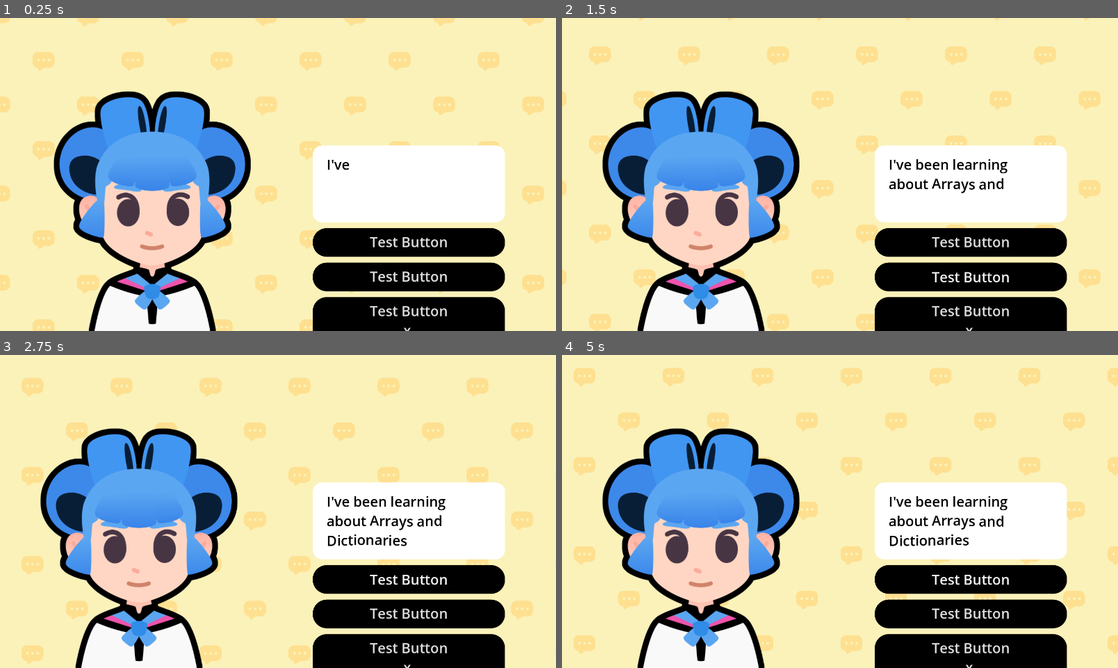
Above: before the commit, frames 1-4 (two rows, left to right).
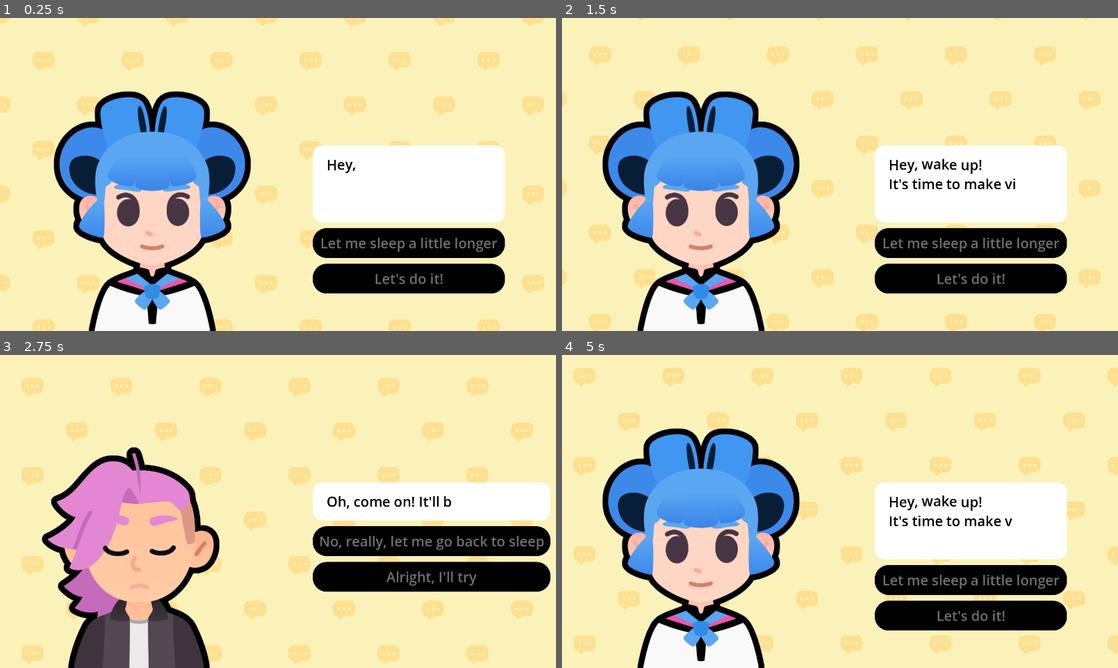
Above: after the commit, the same moments.

Repository: thebigjeffy9/M8-Start-A-Dialoge
Game: Godot game, scene res://lessons/dialogue.tscn
Two runs of this game, one before a commit and one after it. Both use one fixed random seed, a clock stepped at 60 frames per second and the inputs below. The project has no main scene, so this scene is started directly. Sound files missing from this copy of the repository are replaced by a short silence.
Inputs (mouse positions are in pixels of both pictures, inside the frame that each line leads up to):
- Up to frame 1 (0.25 s): no input
- Up to frame 2 (1.5 s): click (973, 243) at 0.5 s, where only the run before the commit has a clickable "Test Button"; click (973, 277) at 1.25 s, where only the run before the commit has a clickable "Test Button"
- Up to frame 3 (2.75 s): click (411, 580) at 2 s, where only the run after the commit has a clickable "Let me sleep a little longer"
- Up to frame 4 (5 s): click (973, 658) at 2.75 s, where only the run before the commit has a clickable "Test Button x"; click (995, 539) at 3.5 s, where only the run after the commit has a clickable "No, really, let me go back to…"; click (973, 580) at 4.25 s, where only the run before the commit has a clickable "Test Button"

The runs differ from the first frame. In frame 1, 5.3% of the frame differs, in the area x 56-91%, y 45-100%; in frame 2, 6.0%; in frame 3, 35%, in the area x 7-99%, y 23-100%; in frame 4, 6.2%.

Commit message:
Module 8 lesson 4 done

Diff:
--- a/lessons/dialogue.gd
+++ b/lessons/dialogue.gd
@@ -15,45 +15,41 @@
 var dialogue_items: Array[Dictionary] = [
 	{
 		"expression": expressions["regular"],
-		"text": "I've been learning about [wave]Arrays and Dictionaries[/wave]",
-		"character": bodies["sophia"]
+		"text": "[wave]Hey, wake up![/wave]\nIt's time to make video games.",
+		"character": bodies["sophia"],
+		"choices": {
+			"Let me sleep a little longer": 2,
+			"Let's do it!": 1,
+		},
 	},
 	{
-		"expression": expressions["regular"],
-		"text": "How has it been going?",
-		"character": bodies["pink"]
+		"expression": expressions["happy"],
+		"text": "Great! Your first task will be to write a [b]dialogue tree[/b].",
+		"character": bodies["sophia"],
+		"choices": {
+			"I will do my best": 3,
+			"No, let me go back to sleep": 2,
+		},
 	},
 	{
 		"expression": expressions["sad"],
-		"text": "... Well... it is a little bit [shake]complicated[/shake]!",
-		"character": bodies["sophia"]
-	},
-	{
-		"expression": expressions["sad"],
-		"text": "Oh!",
-		"character": bodies["pink"]
-	},
-	{
-		"expression": expressions["regular"],
-		"text": "I believe in you!",
-		"character": bodies["pink"]
+		"text": "Oh, come on! It'll be fun.",
+		"character": bodies["pink"],
+		"choices": {
+			"No, really, let me go back to sleep": 0,
+			"Alright, I'll try": 1,
+		},
 	},
 	{
 		"expression": expressions["happy"],
-		"text": "If you stick to it, you'll eventually make it!",
-		"character": bodies["pink"]
+		"text": "That's the spirit! [wave]You can do it![/wave]",
+		"character": bodies["pink"],
+		"choices": {"Okay! (Quit)": - 1},
 	},
-	{
-		"expression": expressions["happy"],
-		"text": "That's it! Let's [tornado freq=3.0][rainbow val=1.0]GOOOOOO!!![/rainbow][/tornado]",
-		"character": bodies["sophia"]
-	}
 ]
 
 
 @onready var rich_text_label: RichTextLabel = %RichTextLabel
-
-@onready var action_buttons_v_box_container: VBoxContainer = %ActionButtonsVBoxContainer
 
 @onready var audio_stream_player: AudioStreamPlayer = %AudioStreamPlayer
 
@@ -61,10 +57,11 @@
 
 @onready var expression: TextureRect = %Expression
 
+@onready var action_buttons_v_box_container: VBoxContainer = %ActionButtonsVBoxContainer
+
 
 func _ready() -> void:
 	show_text(0)
-
 
 
 func show_text(current_item_index: int) -> void:
@@ -74,11 +71,11 @@
 	rich_text_label.text = current_item["text"]
 	expression.texture = current_item["expression"]
 	body.texture = current_item["character"]
+	create_buttons(current_item["choices"])
 
 	rich_text_label.visible_ratio = 0.0
 
 	var tween := create_tween()
-
 
 	var text_appearing_duration: float = current_item["text"].length() / 30.0
 
@@ -96,6 +93,33 @@
 	slide_in()
 
 
+	for button: Button in action_buttons_v_box_container.get_children():
+		button.disabled = true
+	tween.finished.connect(func() -> void:
+		for button: Button in action_buttons_v_box_container.get_children():
+			button.disabled = false
+	)
+
+
+func create_buttons(choices_data: Dictionary) -> void:
+
+	for button in action_buttons_v_box_container.get_children():
+		button.queue_free()
+
+	for choice_text in choices_data:
+		var button := Button.new()
+		action_buttons_v_box_container.add_child(button)
+		button.text = choice_text
+
+		var target_line_idx: int = choices_data[choice_text]
+		if target_line_idx == - 1:
+
+			button.pressed.connect(get_tree().quit)
+		else:
+
+			button.pressed.connect(show_text.bind(target_line_idx))
+
+
 func slide_in() -> void:
 	var slide_tween := create_tween()
 	slide_tween.set_ease(Tween.EASE_OUT)
--- a/lessons/dialogue.tscn
+++ b/lessons/dialogue.tscn
@@ -85,21 +85,6 @@
 unique_name_in_owner = true
 layout_mode = 2
 
-[node name="Button" type="Button" parent="VBoxContainer/ActionButtonsVBoxContainer"]
-layout_mode = 2
-text = "Test Button
-"
-
-[node name="Button2" type="Button" parent="VBoxContainer/ActionButtonsVBoxContainer"]
-layout_mode = 2
-text = "Test Button
-"
-
-[node name="Button3" type="Button" parent="VBoxContainer/ActionButtonsVBoxContainer"]
-layout_mode = 2
-text = "Test Button
-x "
-
 [node name="AudioStreamPlayer" type="AudioStreamPlayer" parent="."]
 unique_name_in_owner = true
 stream = ExtResource("7_1fga6")
